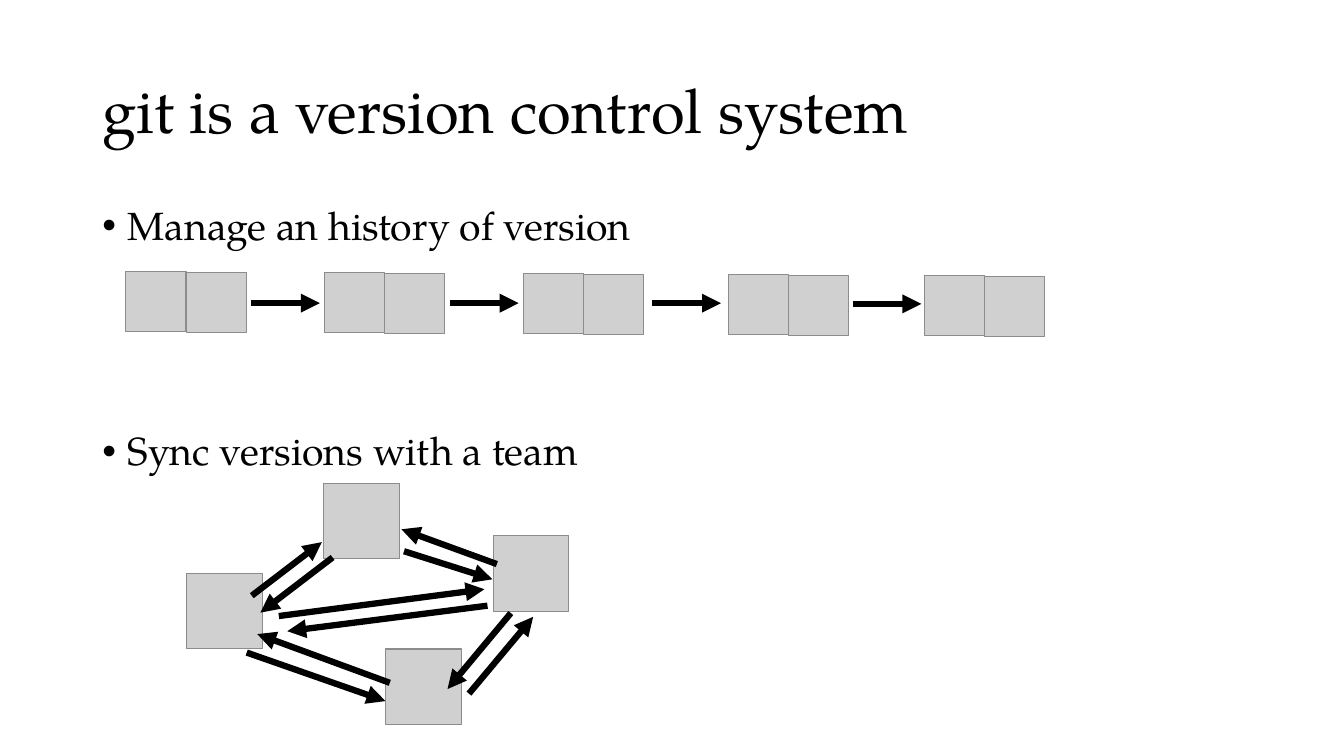
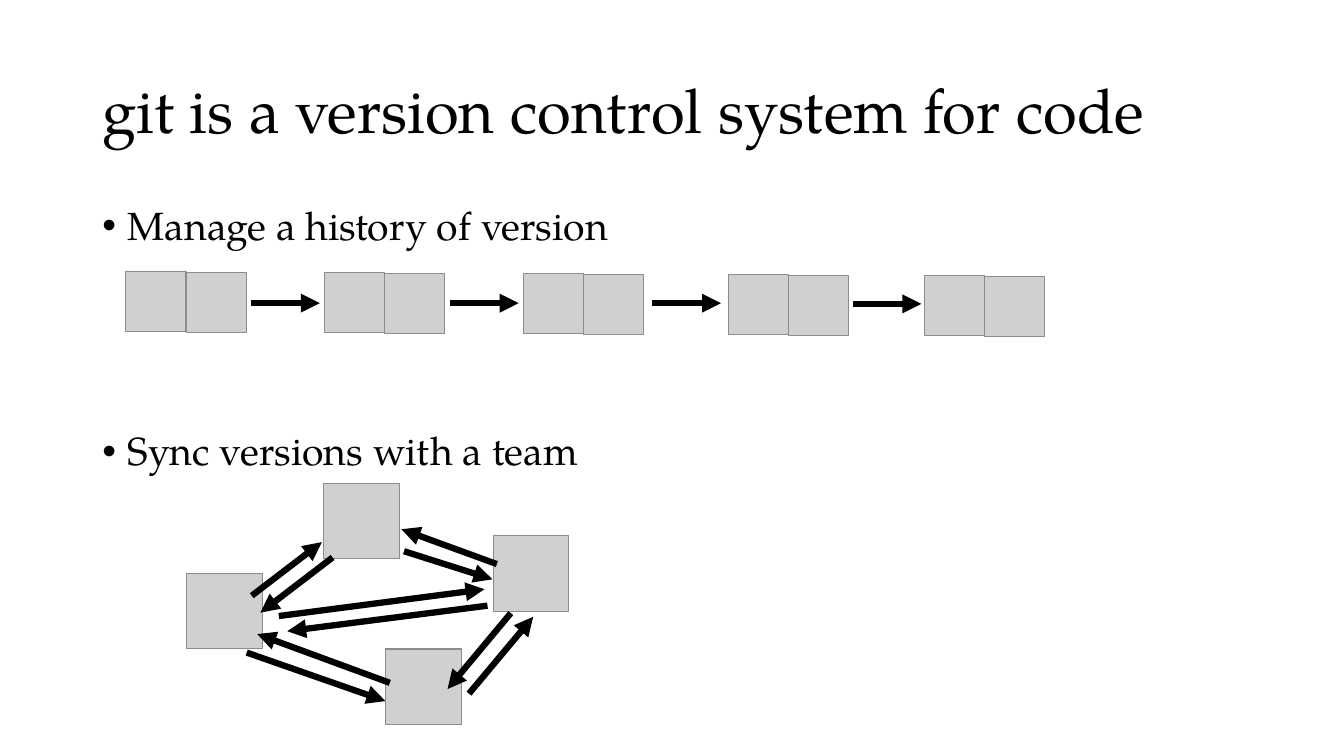
Before and after one commit to Kolaru/GitEssentials, a slide deck: slide 3 of git_workshop.pptx. Drawn at 1344x756 pixels with LibreOffice and Linux fonts; fonts in the diff are those of the drawing; grey boxes stand for pictures. Boxes give left, top, right and bottom in pixels: in the first picture for what was removed or moved away, otherwise in the second. Text is boxed around its words. In the diff, an @@ line names an element or a change of style, - is before the commit and + after.

```diff
--- a/git_workshop.pptx
+++ b/git_workshop.pptx
@@ title at (102,88,1144,151): text changed @@
-git is a version control system
+git is a version control system for code
@@ text at (128,211,608,251): text changed @@
-• Manage an history of version
+• Manage a history of version
```
Also in this commit, not shown: 7 other slides changed, 1 slide added.
